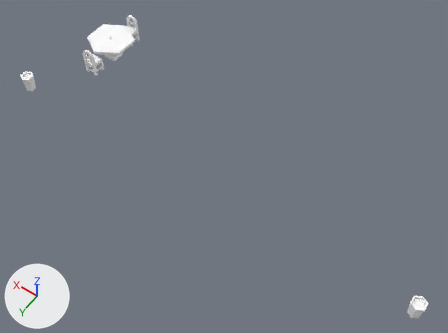
An edit to the OBJ model Games/GuruttoWorld/Assets/Models/GuidanceLab/City3A/Baked/Block-1-0.obj, drawn before and after from the same camera.
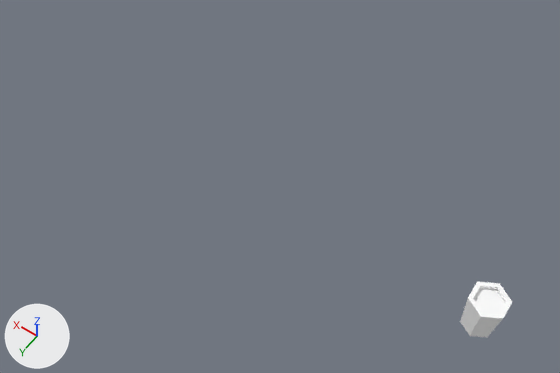
Each version is shown whole from a 50 mm camera at (-7.03, 53.45, 16.79) aimed at (-0.14, 43.8, 1.63), then close up on the part from 49% to 100% of the width and 54% to 100% of the height. Arrows for +X, +Y and +Z are at lower left; the lights stay in place. The older version's two pictures come first. Where no turn or scale is listed for an object, it has been applied to the vertices. Vertices at exactly the same position are counted once.

Objects in the first close-up: 'Block-1-0'.
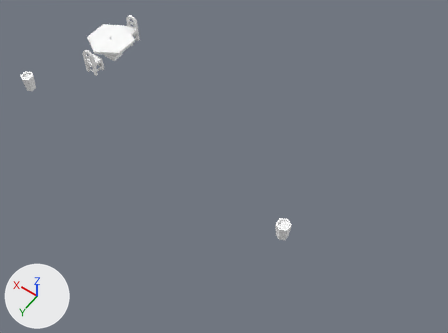
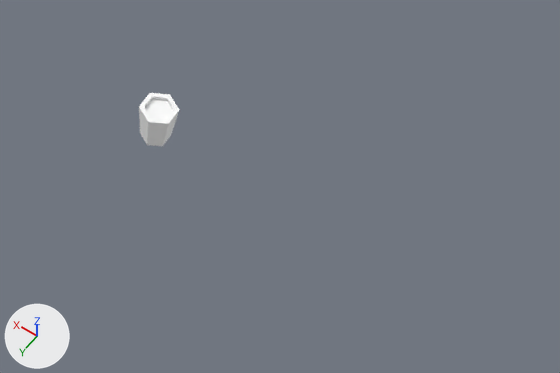
The newer file is also turned or shifted as a whole; pictures and numbers use the older file's frame.

Where the change shows, as pixel boxes [x1, y1, x2, y2] in the close-ups (560 x 373 px):
'Block-1-0', reshaped
    before: [460, 281, 512, 337]
    after: [139, 93, 179, 146]

What changed in the scene script:
```text
Change me_block_1_0:
    used by ob_block_1_0; location = (0.0, 0.0, 0.0)
    remove me_block_1_0.from_pydata(...)  # 382 vertices, 786 faces; spans x -7.2..7.2, y 40.83..45.23, z 1.68..2.68
    add me_block_1_0.from_pydata(...)  # 382 vertices, 786 faces; spans x -3.2..7.2, y 40.83..45.23, z 1.68..2.68
    me_block_1_0 part 1: the loose piece of 24 vertices spanning x -7.2..-6.8, y 44.77..45.23, z 1.89..2.44 is moved by (4.0, 0.0, 0.0)
```
